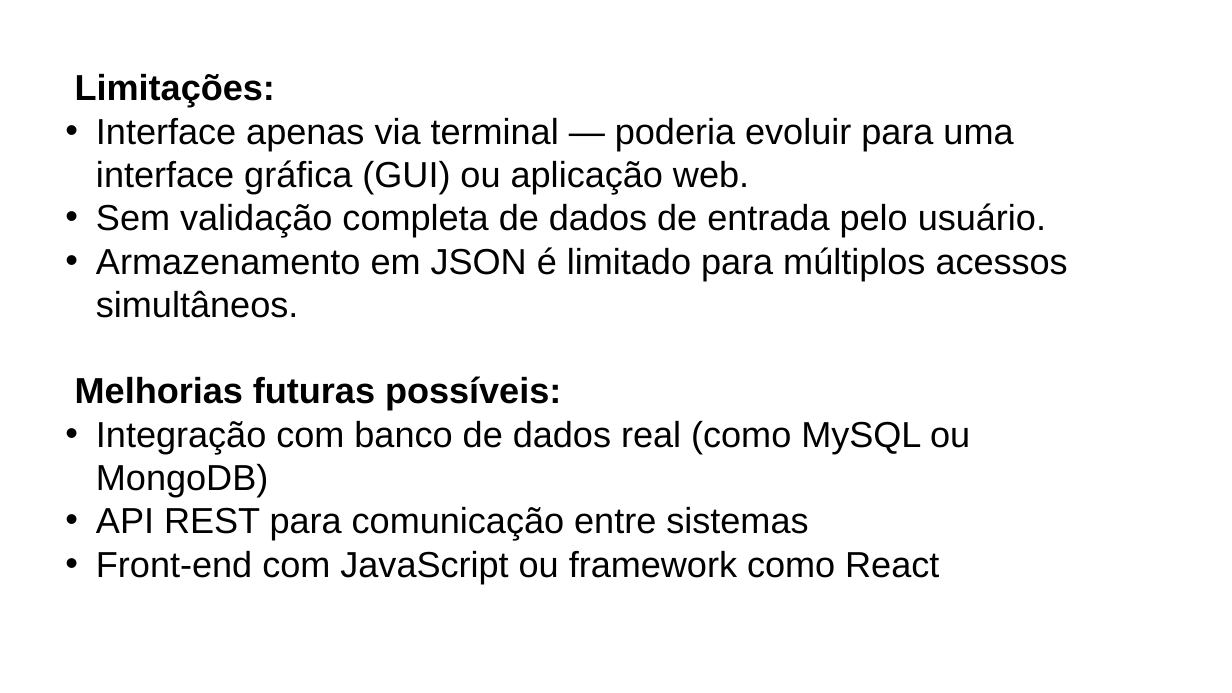
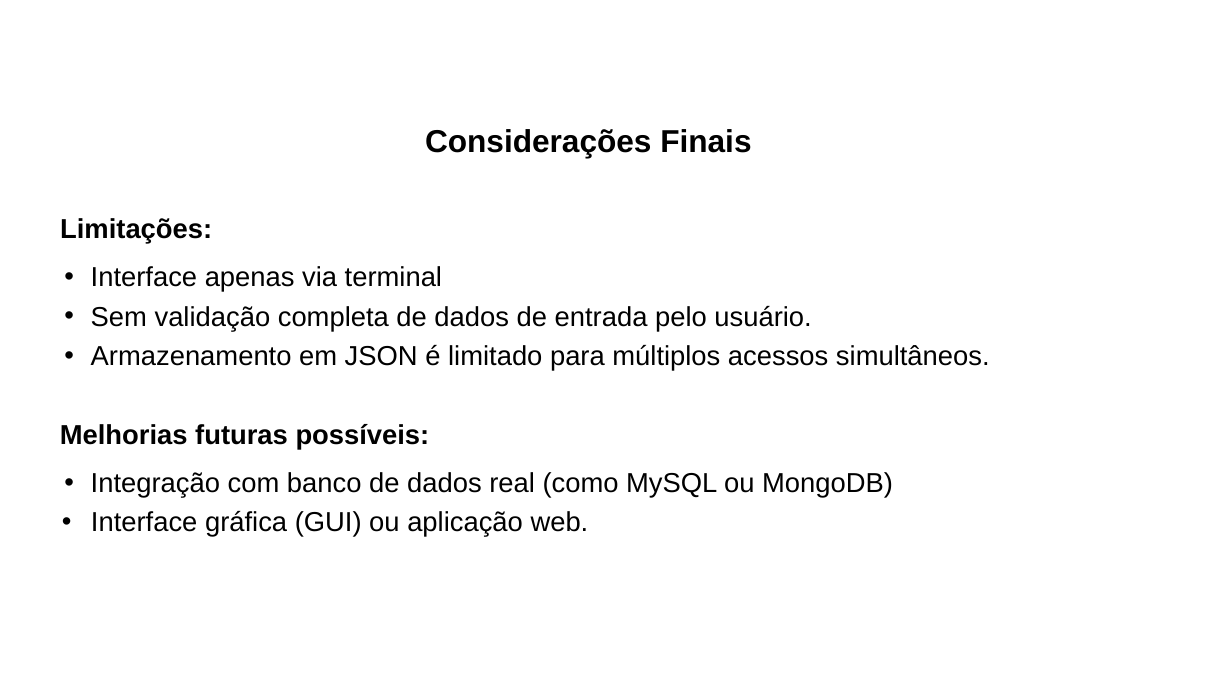
Before and after one commit to NutriFacil-A3/NutriFacil, a slide deck: slide 12 of slides/SlidesNutriFacil.pptx (slide 10 before the commit). Drawn at 1232x693 pixels with LibreOffice and Linux fonts; fonts in the diff are those of the drawing; background and template pictures are left out. Boxes give left, top, right and bottom in pixels: in the first picture for what was removed or moved away, otherwise in the second. Text is boxed around its words. In the diff, an @@ line names an element or a change of style, - is before the commit and + after.

```diff
--- a/slides/SlidesNutriFacil.pptx
+++ b/slides/SlidesNutriFacil.pptx
@@ text "Considerações Finais": place and size @@
-text "Considerações Finais" at <box>75,73,1068,583</box>
+text "Considerações Finais" at <box>60,129,990,537</box>
@@ text at <box>425,129,751,157</box>: paragraph added @@
+Considerações Finais
@@ text at <box>60,218,990,498</box>: size 42.2 to 32 pt in "Limitações:", "Sem validação completa de dados de entrada ...", "Armazenamento em JSON é limitado para múltiplos ...", "Melhorias futuras possíveis:" and 1 more places; alignment left to justified; indent changed; line spacing 50.6pt to 1.2; more space between paragraphs @@
@@ text at <box>91,266,442,292</box>: text changed; size 42.2 to 32 pt @@
-  • Interface apenas via terminal — poderia evoluir para uma interface gráfica (GUI) ou aplicação web.
+  • Interface apenas via terminal
@@ text at <box>91,511,589,537</box>: text changed; size 42.2 to 32 pt @@
-  • API REST para comunicação entre sistemas
-  • Front-end com JavaScript ou framework como React
+  • Interface gráfica (GUI) ou aplicação web.
```
Also in this commit, not shown: 6 other slides changed, 4 slides added, 3 slides removed, 1 other file.
